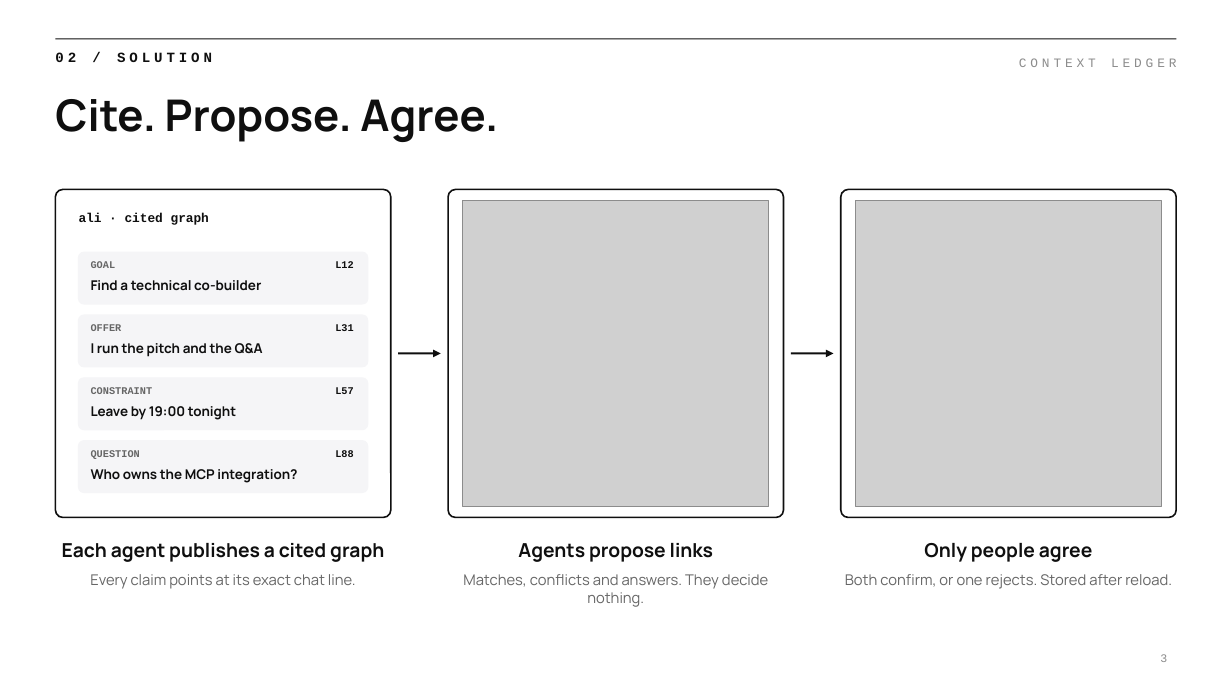
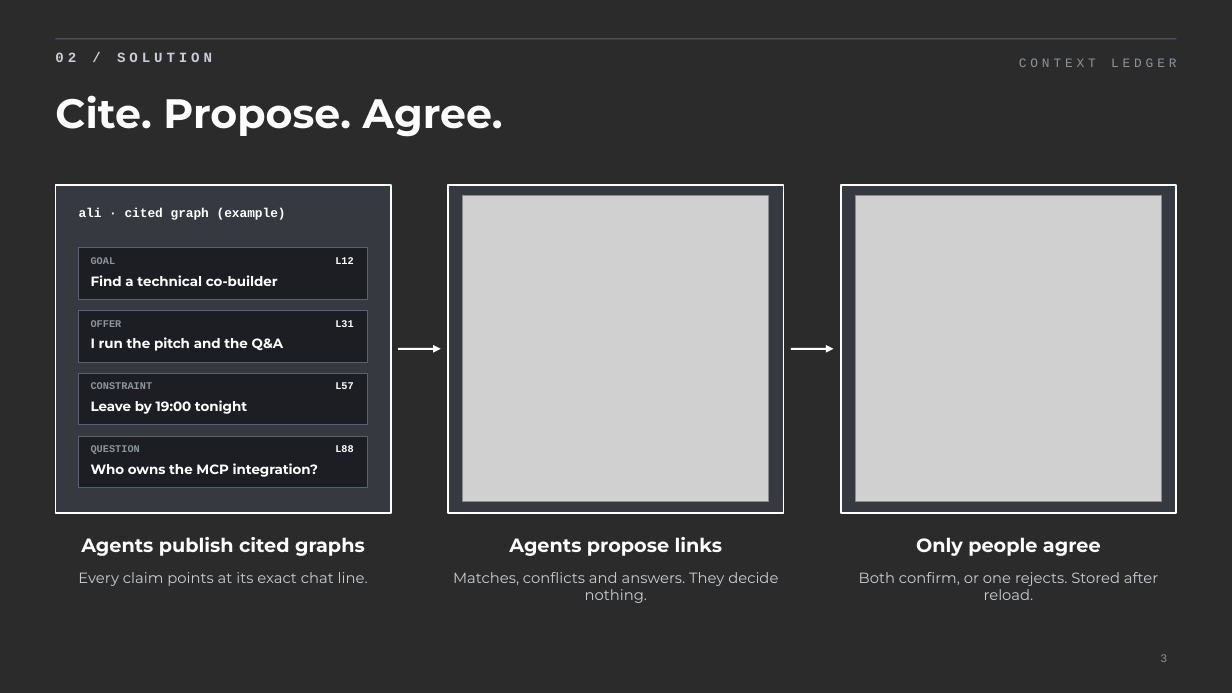
Before and after one commit to PricePepel/context-ledger, a slide deck: slide 3 of docs/context-ledger-deck.pptx. Drawn at 1232x693 pixels with LibreOffice and Linux fonts; fonts in the diff are those of the drawing; grey boxes stand for pictures; background and template pictures are left out; a plain dark background stands for a picture behind light text. Boxes give left, top, right and bottom in pixels: in the first picture for what was removed or moved away, otherwise in the second. Text is boxed around its words. In the diff, an @@ line names an element or a change of style, - is before the commit and + after.

```diff
--- a/docs/context-ledger-deck.pptx
+++ b/docs/context-ledger-deck.pptx
@@ background #FFFFFF to picture (left out) @@
@@ text "02 / SOLUTION" at bbox=[55, 52, 212, 62]: text colour #0F0F0F to #C9CDD3 @@
@@ line (55, 39) - (1177, 39): stroke #0F0F0F 0.75 pt to #5A6170 0.75 pt @@
@@ text "CONTEXT LEDGER" at bbox=[1019, 58, 1176, 67]: text colour #8C8C8C to #8E949C @@
@@ title "Cite. Propose. Agree." at bbox=[55, 95, 503, 137]: size 34 to 32 pt, font Manrope to Montserrat, text colour #0F0F0F to #FFFFFF @@
@@ text at bbox=[79, 208, 286, 220]: text changed; text colour #0F0F0F to #FFFFFF @@
-ali · cited graph
+ali · cited graph (example)
@@ rounded rectangle to rectangle; fill #FFFFFF to #3A3E46 at 75% opacity; outline #0F0F0F 1.25 pt to #FFFFFF 1.25 pt in 3 elements at bbox=[55, 185, 391, 513], bbox=[448, 185, 784, 513], bbox=[841, 185, 1177, 513] @@
@@ text colour #666666 to #8E949C in 4 elements at bbox=[91, 382, 153, 389], bbox=[91, 445, 140, 454], bbox=[91, 257, 116, 264], bbox=[91, 320, 122, 327] @@
@@ text colour #0F0F0F to #FFFFFF in 4 elements at bbox=[335, 382, 353, 389], bbox=[335, 445, 353, 452], bbox=[335, 257, 353, 264], bbox=[335, 320, 353, 327] @@
@@ arrow (398, 348) - (441, 348): stroke #0F0F0F 1.5 pt to #FFFFFF 1.5 pt @@
@@ arrow (791, 348) - (834, 348): stroke #0F0F0F 1.5 pt to #FFFFFF 1.5 pt @@
@@ 7 rectangles, 2 pictures, 2 arrows: place and size @@
-7 rectangles, 2 pictures, 2 arrows at bbox=[55, 189, 1177, 518]
+7 rectangles, 2 pictures, 2 arrows at bbox=[55, 185, 1177, 513]
@@ rounded rectangle to rectangle; fill #F5F5F7 to #16181D at 80% opacity; outline #F5F5F7 1 pt to #5A6170 0.75 pt in 4 elements at bbox=[79, 248, 368, 299], bbox=[79, 311, 368, 362], bbox=[79, 373, 368, 425], bbox=[79, 436, 368, 488] @@
@@ text at bbox=[81, 537, 365, 556]: text changed; font Manrope to Montserrat; text colour #0F0F0F to #FFFFFF @@
-Each agent publishes a cited graph
+Agents publish cited graphs
@@ font Manrope to Montserrat, text colour #0F0F0F to #FFFFFF in 6 elements at bbox=[91, 275, 278, 286], bbox=[91, 337, 283, 351], bbox=[91, 400, 247, 414], bbox=[91, 463, 318, 477], bbox=[509, 537, 722, 556], bbox=[916, 537, 1101, 556] @@
@@ font Manrope to Montserrat, text colour #666666 to #C9CDD3 in 3 elements at bbox=[78, 572, 368, 586], bbox=[453, 572, 778, 603], bbox=[859, 572, 1158, 600] @@
@@ page number at bbox=[1160, 654, 1167, 662]: text colour #8C8C8C to #8E949C @@
```
Also in this commit, not shown: 11 other slides changed, 2 slides added, 1 other file.
